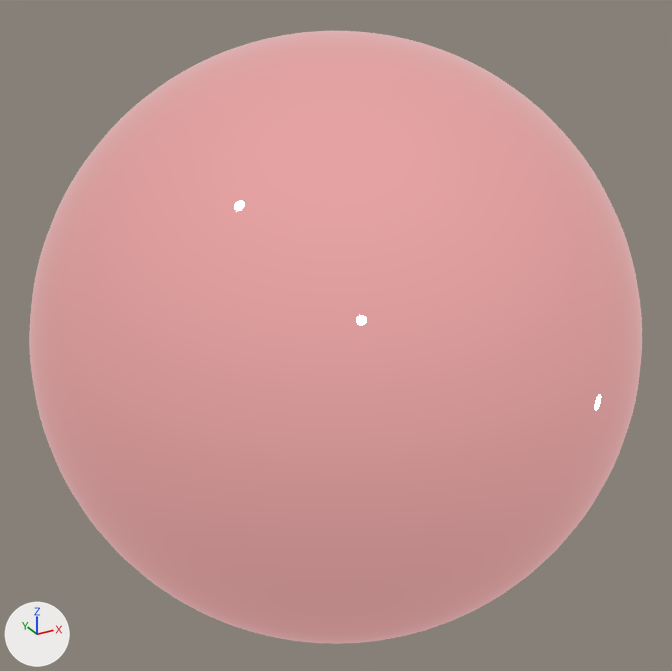
The glTF model RB/reflective-sphere.gltf: old version first, new version second.
Camera for both pictures: a camera (50 mm lens) standing at (-1.413, -2.571, 1.291) and looking at (0.002, 0.001, 0.005). The axes (+X, +Y, +Z) are drawn at lower left. The lights are the same throughout. Where no turn or scale is listed for an object, it has been applied to the vertices.
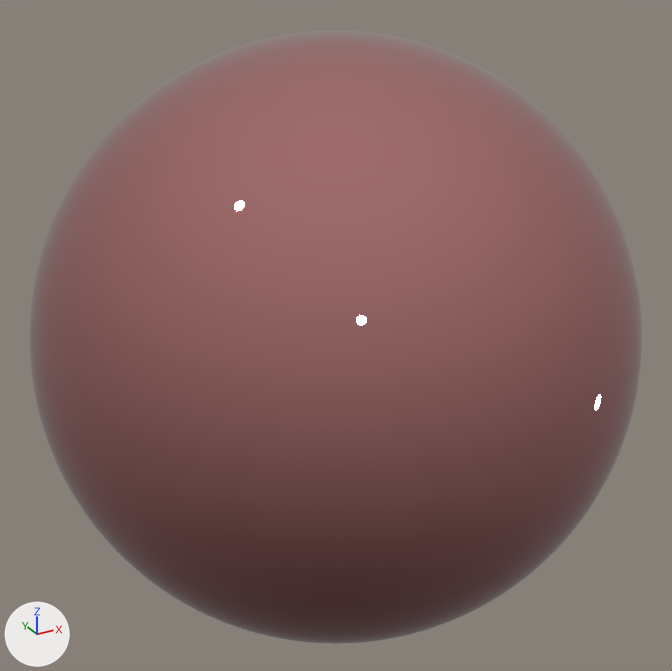
Where the change shows, as pixel boxes (x1, y1, x2, y2) in the pictures (672 x 671 px):
```json
{"object": "Sphere", "change": "surface changed", "before": [29, 31, 642, 644], "after": [29, 31, 642, 644], "on screen": "pink to brown"}
```

The change, as JSON lines over the scene's bpy script:
```json
{"op": "add", "block": "img_image_0", "code": ["img_image_0 = load_image('Image_0', '_unpacked/Image_0', 1145, 105, 'sRGB')"]}
{"block": "mat_material_0", "where": "n0 = _N.new('ShaderNodeBsdfPrincipled'); n0.name = 'Principled BSDF'"}
{"op": "remove", "block": "mat_material_0", "code": "n0.inputs[27].default_value = (0.447, 0.216, 0.216, 1.0)  # 'Emission Color', brown #b28080"}
{"op": "remove", "block": "mat_material_0", "code": "n0.inputs[28].default_value = 1.0  # 'Emission Strength'"}
{"op": "add", "block": "mat_material_0", "code": "n2 = _N.new('ShaderNodeTexImage'); n2.name = 'Image Texture'"}
{"op": "add", "block": "mat_material_0", "code": "n2.image = img_image_0"}
{"op": "add", "block": "mat_material_0", "code": "_L.new(n2.outputs[0], n0.inputs[27])  # 'Color' to 'Emission Color'"}
```
